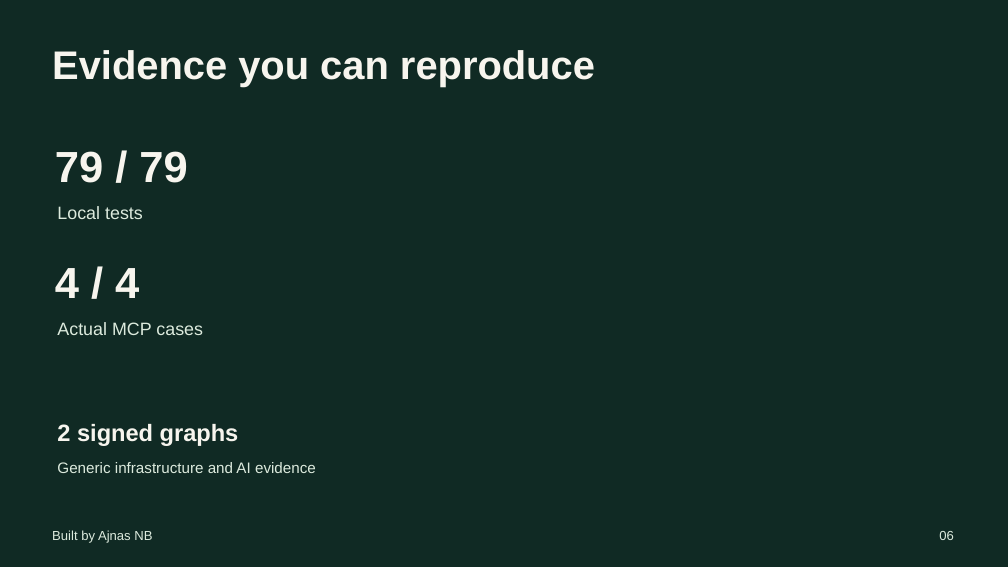
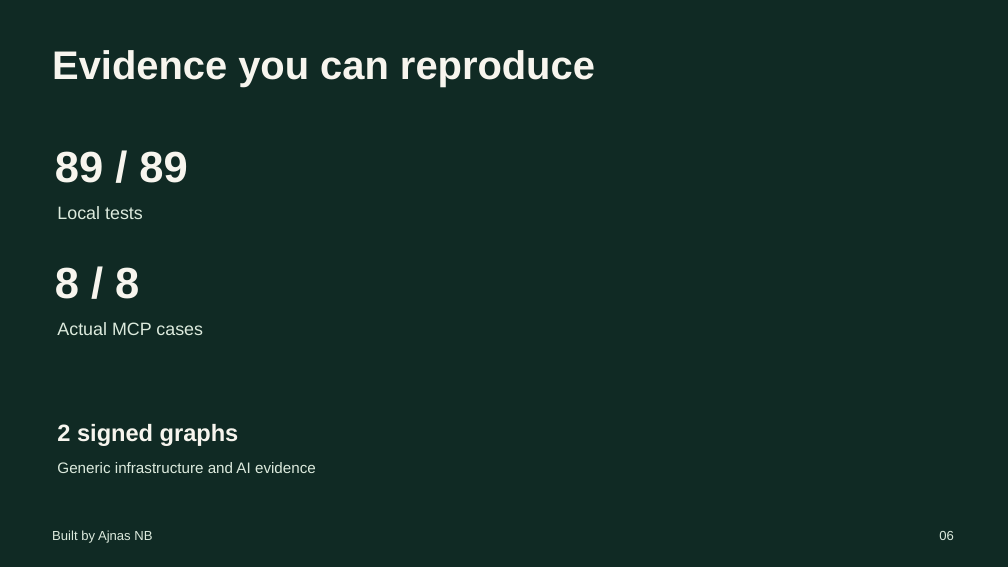
Before and after one commit to AjnasNB/app-passport, a slide deck: slide 6 of apps/web/public/downloads/arkiv-graph-pitch.pptx. Drawn at 1008x567 pixels with LibreOffice and Linux fonts; fonts in the diff are those of the drawing; background and template pictures are left out. Boxes give left, top, right and bottom in pixels: in the first picture for what was removed or moved away, otherwise in the second. Text is boxed around its words. In the diff, an @@ line names an element or a change of style, - is before the commit and + after.

```diff
--- a/apps/web/public/downloads/arkiv-graph-pitch.pptx
+++ b/apps/web/public/downloads/arkiv-graph-pitch.pptx
@@ text at (x1=55, y1=151, x2=187, y2=183): text changed @@
-79 / 79
+89 / 89
@@ text at (x1=55, y1=267, x2=139, y2=299): text changed @@
-4 / 4
+8 / 8
```
Also in this commit, not shown: 1 other slide changed, 36 other files.
